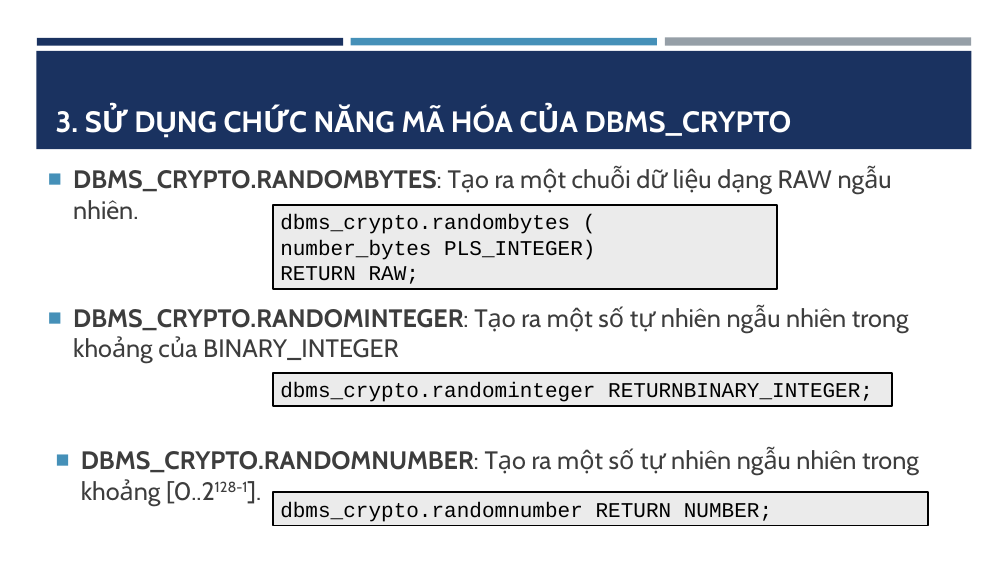
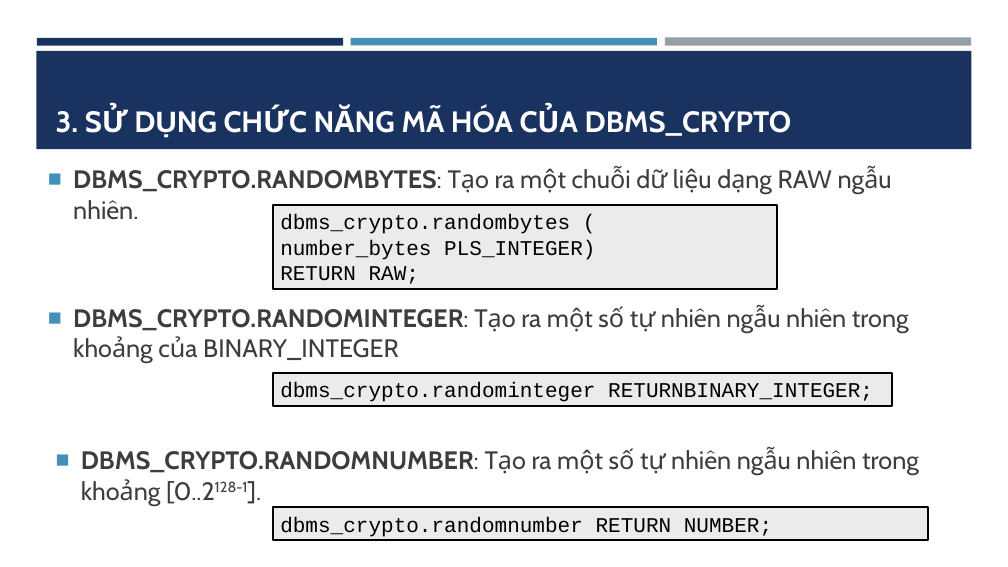
Before and after one commit to minhduy-ringo/ATBMHTTT, a slide deck: slide 16 of Report/TÌM HIỂU VỀ MÃ HÓA Trong oracle.pptx. Drawn at 1008x567 pixels with LibreOffice and Linux fonts; fonts in the diff are those of the drawing. Boxes give left, top, right and bottom in pixels: in the first picture for what was removed or moved away, otherwise in the second. Text is boxed around its words. In the diff, an @@ line names an element or a change of style, - is before the commit and + after.

```diff
--- a/Report/TÌM HIỂU VỀ MÃ HÓA Trong oracle.pptx
+++ b/Report/TÌM HIỂU VỀ MÃ HÓA Trong oracle.pptx
@@ rectangle "dbms_crypto.randomnumber RETURN NUMBER;": place and size @@
-rectangle "dbms_crypto.randomnumber RETURN NUMBER;" at bbox=[273, 492, 929, 526]
+rectangle "dbms_crypto.randomnumber RETURN NUMBER;" at bbox=[273, 507, 929, 541]
```
Also in this commit, not shown: 7 other slides changed, 1 slide added, 5 other files.
